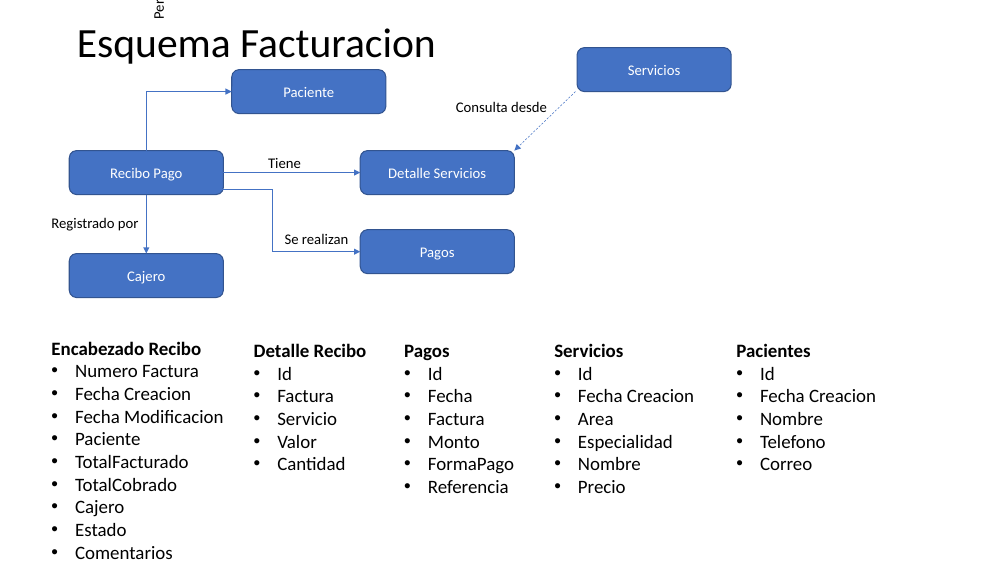
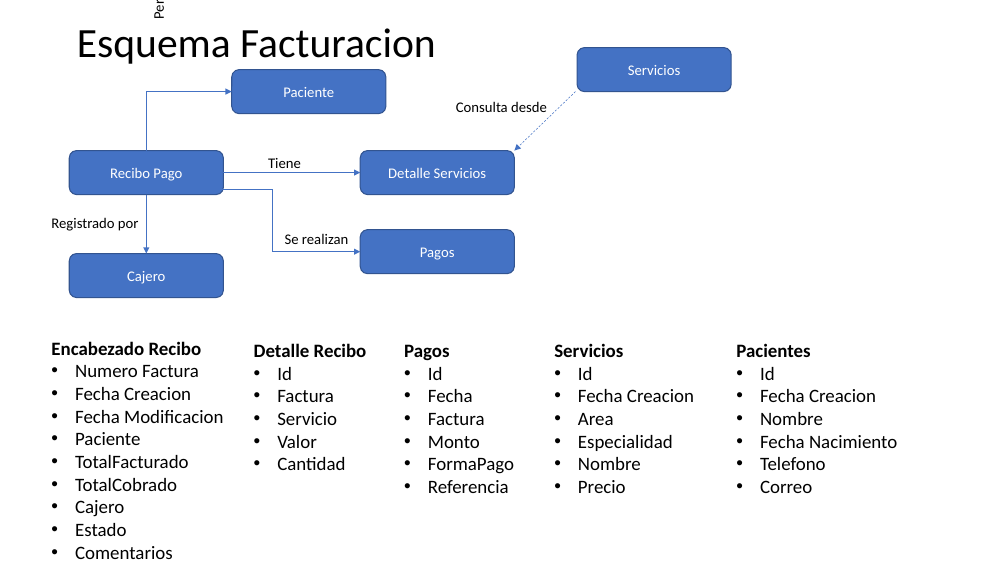
Before and after one commit to JulianSegura/UAPA.FactConsultorio, a slide deck: slide 2 of Docs/Esquema.pptx. Drawn at 1008x567 pixels with LibreOffice and Linux fonts; fonts in the diff are those of the drawing. Boxes give left, top, right and bottom in pixels: in the first picture for what was removed or moved away, otherwise in the second. Text is boxed around its words. In the diff, an @@ line names an element or a change of style, - is before the commit and + after.

```diff
--- a/Docs/Esquema.pptx
+++ b/Docs/Esquema.pptx
@@ text at <box>760,435,897,448</box>: paragraph added @@
+• Fecha Nacimiento
```
Also in this commit, not shown: 7 other files.
